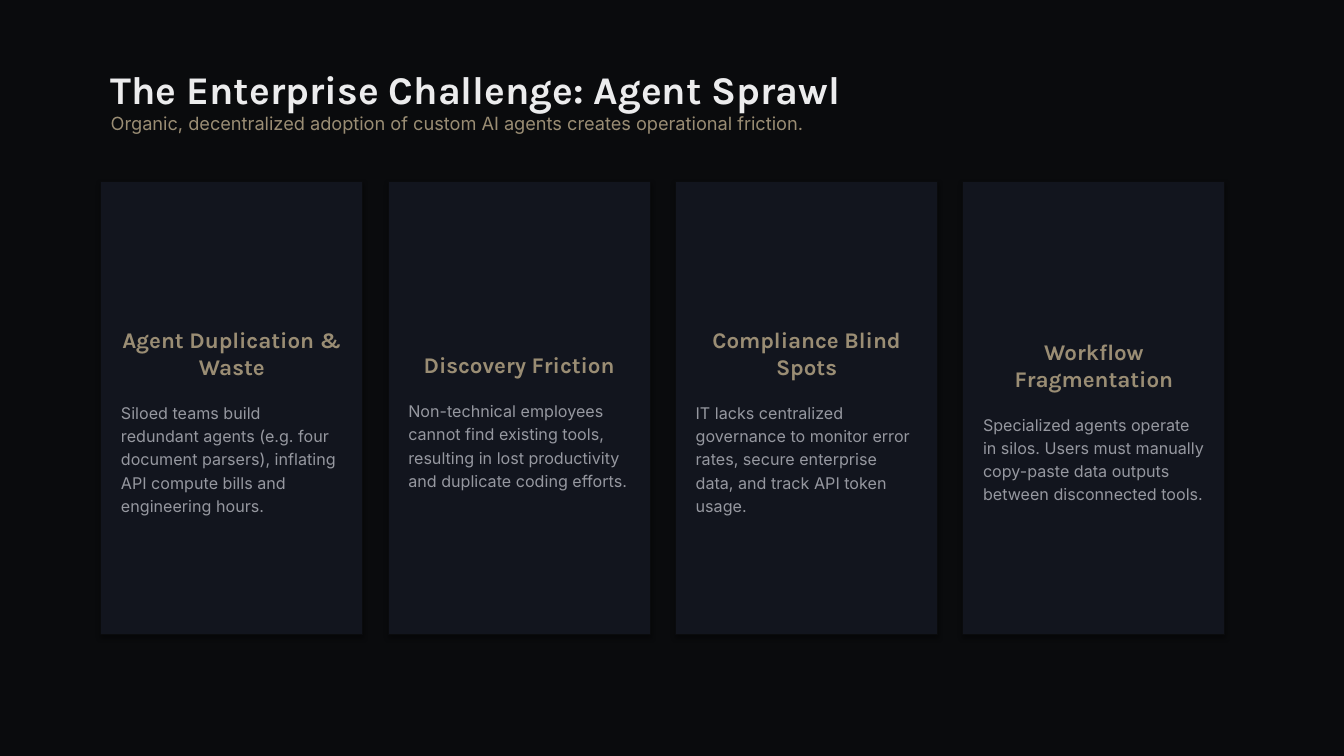
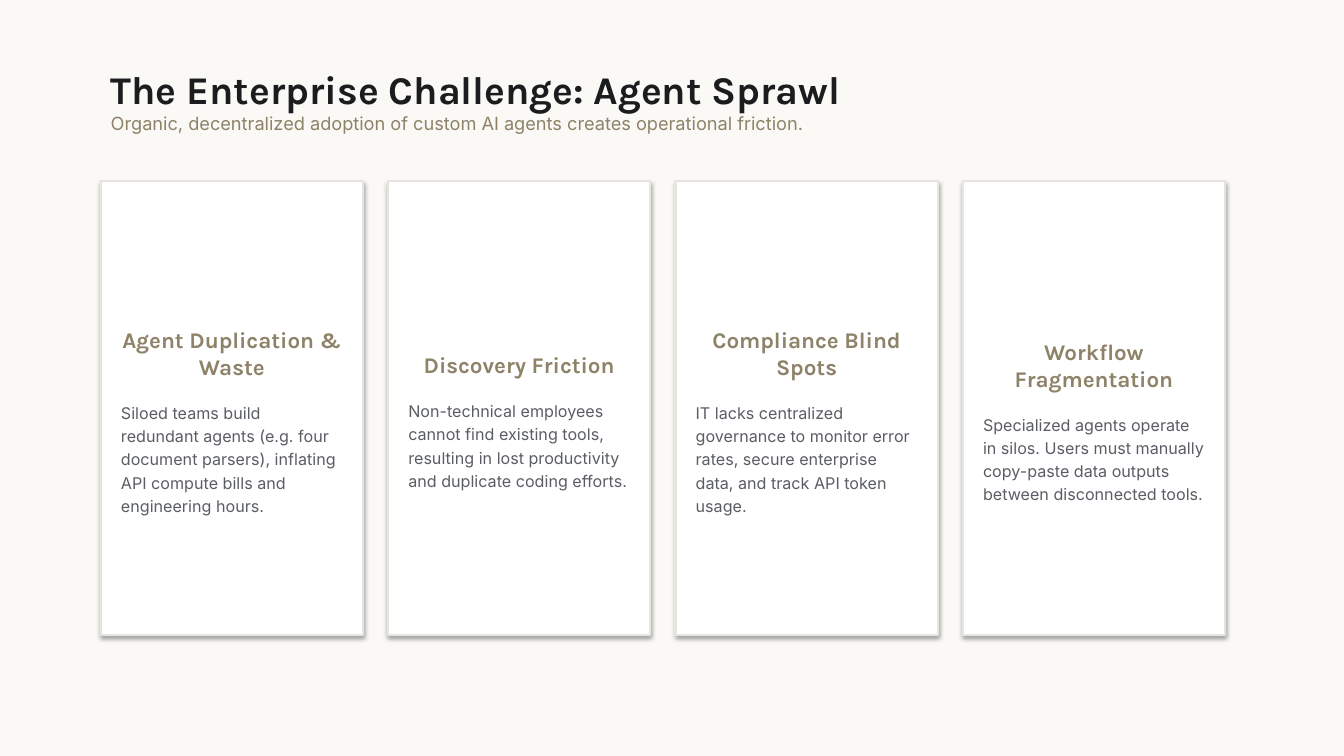
Before and after one commit to shubham-verma-engineer/symphonyAI, a slide deck: slide 2 of docs/symphony_presentation.pptx. Drawn at 1344x756 pixels with LibreOffice and Linux fonts; fonts in the diff are those of the drawing. Boxes give left, top, right and bottom in pixels: in the first picture for what was removed or moved away, otherwise in the second. Text is boxed around its words. In the diff, an @@ line names an element or a change of style, - is before the commit and + after.

Commit message:
Update SymphonyAI product presentation slide colors to Alabaster Light theme

```diff
--- a/docs/symphony_presentation.pptx
+++ b/docs/symphony_presentation.pptx
@@ background #0A0B0D to #FAF9F6 @@
@@ text "The Enterprise Challenge: Agent Sprawl" at (x1=111, y1=76, x2=841, y2=134): text colour #ECECED to #1A1C1E in "The Enterprise Challenge: Agent Sprawl"; text colour #9A8D74 to #8E8268 in "Organic, decentralized adoption of custom AI agents ..." @@
@@ rectangle "Agent Duplication & Waste" at (x1=101, y1=181, x2=363, y2=635): text colour #9A8D74 to #8E8268 in "Agent Duplication & Waste"; text colour #9698A0 to #5A5D64 in "Siloed teams build redundant agents (e.g. four ..."; fill #12151E to #FFFFFF; outline #0A0B0D 0.75 pt to #E6E4DE 1.5 pt @@
@@ rectangle "Discovery Friction" at (x1=388, y1=181, x2=650, y2=635): text colour #9A8D74 to #8E8268 in "Discovery Friction"; text colour #9698A0 to #5A5D64 in "Non-technical employees cannot find existing tools, resultin ..."; fill #12151E to #FFFFFF; outline #0A0B0D 0.75 pt to #E6E4DE 1.5 pt @@
@@ rectangle "Compliance Blind Spots" at (x1=676, y1=181, x2=938, y2=635): text colour #9A8D74 to #8E8268 in "Compliance Blind Spots"; text colour #9698A0 to #5A5D64 in "IT lacks centralized governance to monitor error ..."; fill #12151E to #FFFFFF; outline #0A0B0D 0.75 pt to #E6E4DE 1.5 pt @@
@@ rectangle "Workflow Fragmentation" at (x1=963, y1=181, x2=1225, y2=635): text colour #9A8D74 to #8E8268 in "Workflow Fragmentation"; text colour #9698A0 to #5A5D64 in "Specialized agents operate in silos. Users must ..."; fill #12151E to #FFFFFF; outline #0A0B0D 0.75 pt to #E6E4DE 1.5 pt @@
```
Also in this commit, not shown: 7 other slides changed.
